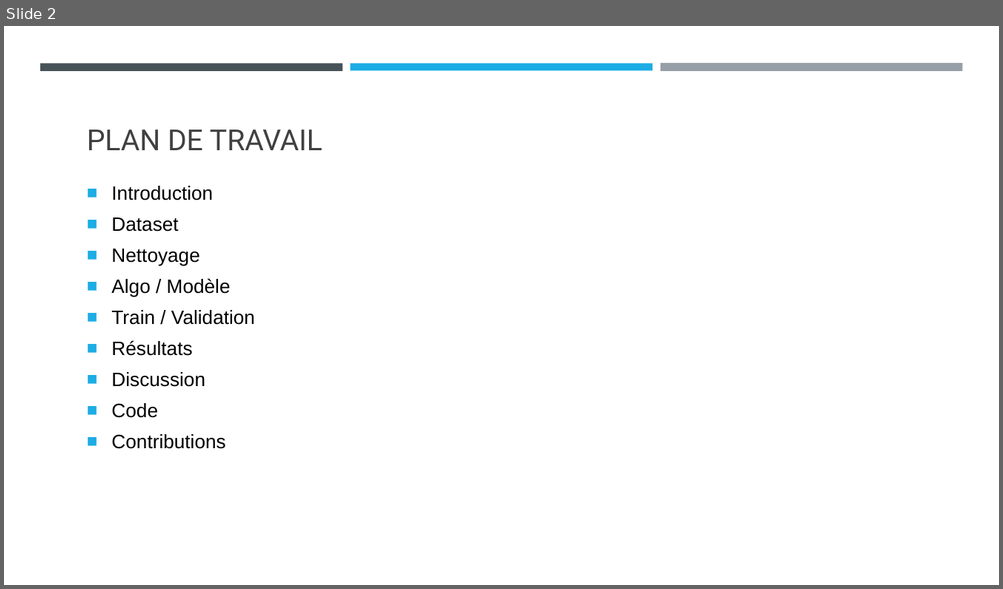
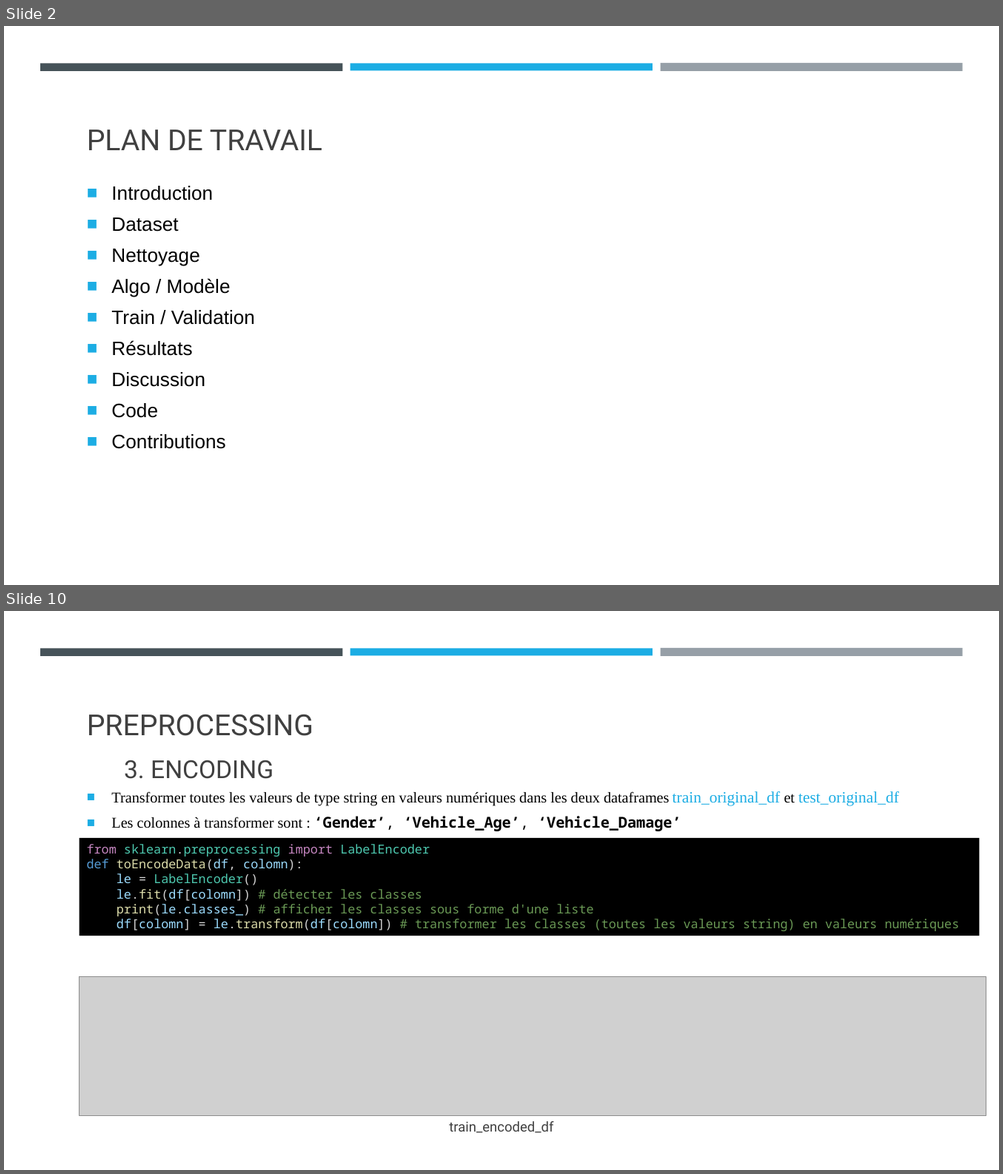
Before and after one commit to wiwiwisso/Health_Insurance_Cross_Sell_Prediction, a slide deck: Prédictions de ventes croisée d’assurence maladie et assurence.pptx. Shown one above the other, each under a label of ours: slide 2 before the commit, slides 2 and 10 after it; the slides between them are not shown. The pictures are 1003x589 and 1003x1174 pixels, drawn with LibreOffice and Linux fonts; fonts in the diff are those of the drawing; grey boxes stand for pictures. Boxes give left, top, right and bottom in pixels: in the first picture for what was removed or moved away, otherwise in the second. Text is boxed around its words. In the diff, an @@ line names an element or a change of style, - is before the commit and + after.

```diff
--- a/Prédictions de ventes croisée d’assurence maladie et assurence.pptx
+++ b/Prédictions de ventes croisée d’assurence maladie et assurence.pptx
@@ slide 10 added at (4, 611, 999, 1170), background #FFFFFF; not listed: 3 template elements that a slide beside it also shows @@
@@ title added at (87, 714, 313, 736), 28 pt, text #404040 @@
+PREPROCESSING
@@ text added at (124, 760, 273, 779), 24 pt, text #404040 @@
+3. ENCODING
@@ text added at (111, 792, 899, 832), 14.4 pt, text #000000 @@
+■ Transformer toutes les valeurs de type string en valeurs numériques dans les deux dataframes train_original_df et test_original_df
+■ Les colonnes à transformer sont : ‘Gender’, ‘Vehicle_Age’, ‘Vehicle_Damage’
@@ rectangle added at (79, 839, 979, 937), fill #000000, 12 pt, text #6A9955 @@
+from sklearn.preprocessing import LabelEncoder
+def toEncodeData(df, colomn):
+le = LabelEncoder()
+le.fit(df[colomn]) # détecter les classes
+print(le.classes_) # afficher les classes sous forme d'une liste
+df[colomn] = le.transform(df[colomn]) # transformer les classes (toutes les valeurs string) en valeurs numériques
@@ picture added at (79, 977, 986, 1116) @@
@@ text added at (449, 1122, 553, 1133), 13.2 pt, text #404040 @@
+train_encoded_df
```
Also in this commit, not shown: 1 slide changed, 12 other slides added, 2 slides removed, 2 other files.
